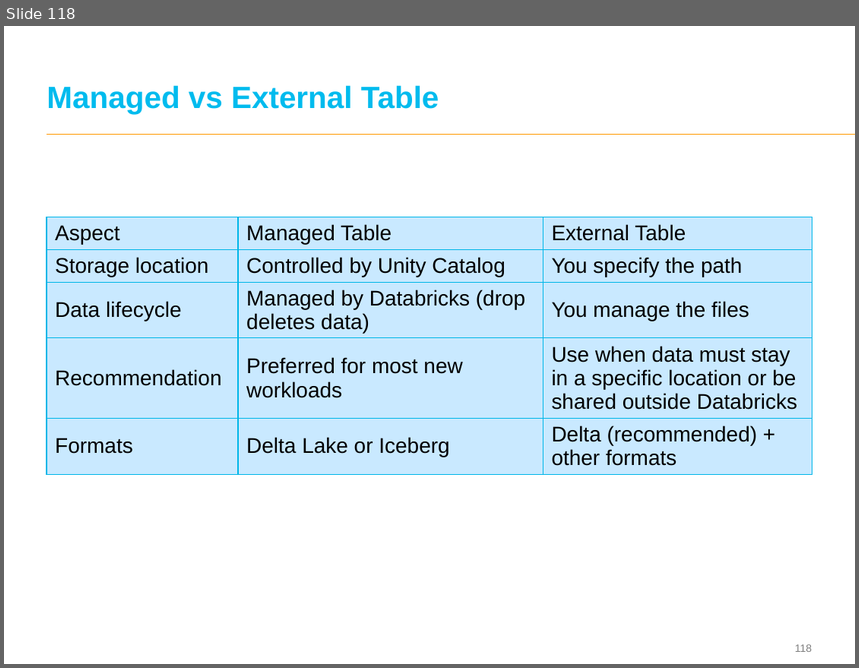
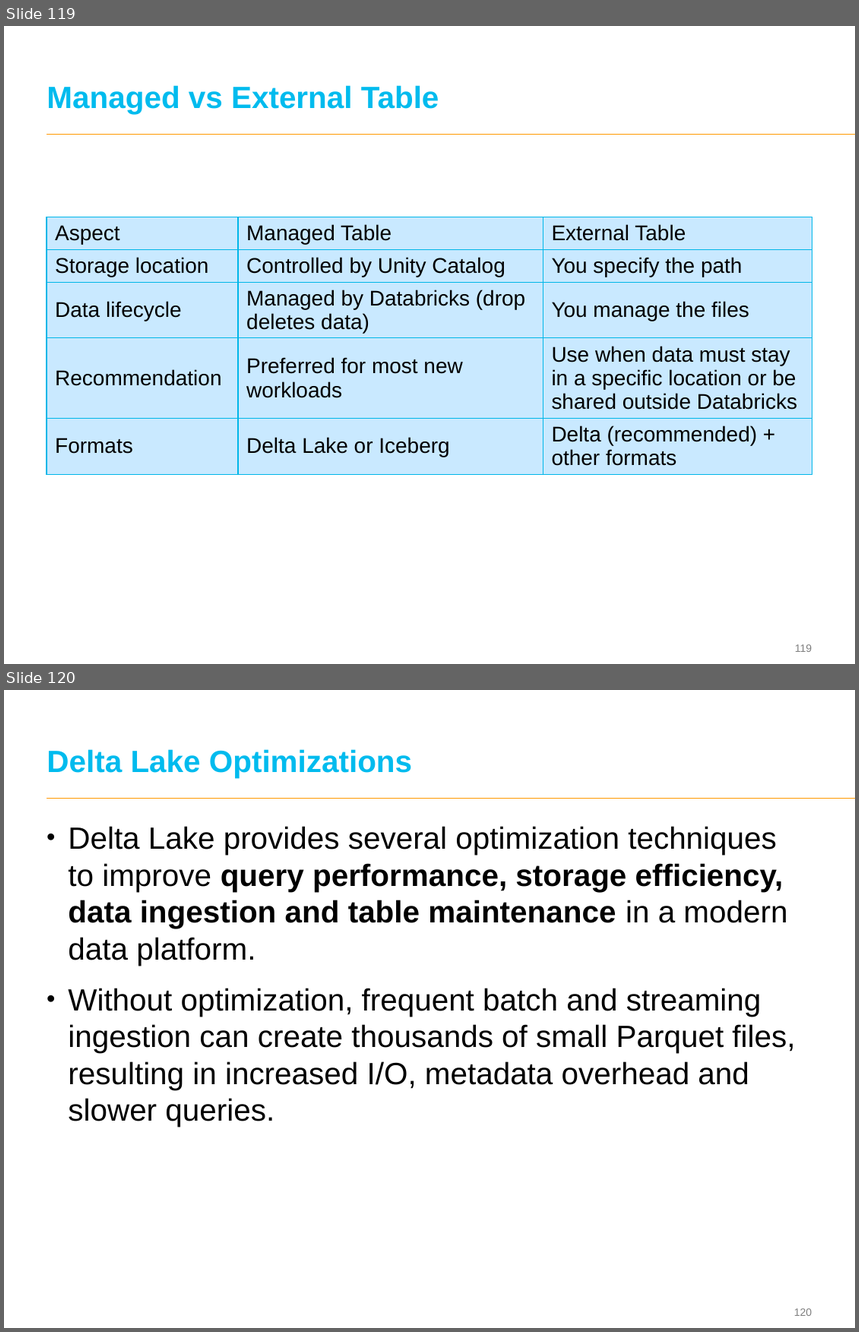
Before and after one commit to eswaribala/ltidatanov2026, a slide deck: DataAnalyticsandPlatform.pptx. Shown one above the other, each under a label of ours: slide 118 before the commit, slides 119 and 120 after it. The pictures are 859x668 and 859x1332 pixels, drawn with LibreOffice and Linux fonts; fonts in the diff are those of the drawing; background and template pictures are left out. Boxes give left, top, right and bottom in pixels: in the first picture for what was removed or moved away, otherwise in the second. Text is boxed around its words. In the diff, an @@ line names an element or a change of style, - is before the commit and + after.

```diff
--- a/DataAnalyticsandPlatform.pptx
+++ b/DataAnalyticsandPlatform.pptx
@@ slide 120 added at [4,690,855,1328], background #FFFFFF; not listed: 2 template elements that a slide beside it also shows @@
@@ title added at [47,749,412,778], 26 pt, text #00BBEE, bold @@
+Delta Lake Optimizations
@@ text added at [68,826,795,1127], 26 pt, text #000000 @@
+• Delta Lake provides several optimization techniques to improve query performance, storage efficiency, data ingestion and table maintenance in a modern data platform.
+• Without optimization, frequent batch and streaming ingestion can create thousands of small Parquet files, resulting in increased I/O, metadata overhead and slower queries.
@@ what was slide 118 is now slide 119 @@
```
Also in this commit, not shown: 2 slides changed, 19 other slides added, 1 other file.
